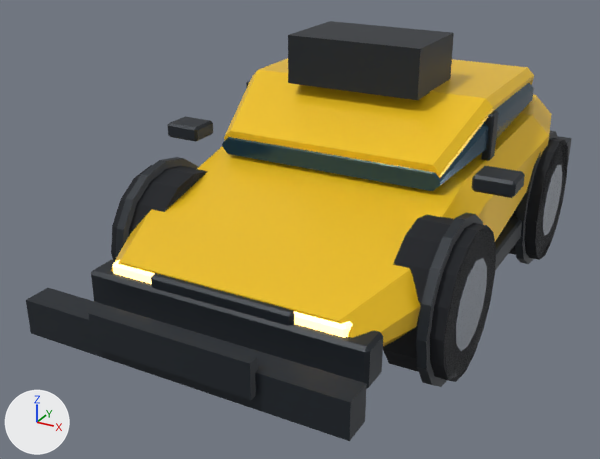
A saved change to the glTF model public/models/vehicles/hatch.glb.
Both versions are drawn from a 50 mm lens placed at (2.7, -5.97, 2.45), pointed at (-0.35, -0.44, -0.32). Lighting does not change. The marker at lower left points along +X, +Y and +Z. The older version comes first. Where no turn or scale is listed for an object, it has been applied to the vertices. Vertices at exactly the same position are counted once.

Names of what the first picture shows: 'hatch_body', 'hatch_fleet_trim', 'hatch_front_left_tyre', 'hatch_front_right_rim', 'hatch_front_right_tyre', 'hatch_glass', 'hatch_headlights', 'hatch_rear_right_rim', 'hatch_rear_right_tyre', 'hatch_topper', 'hatch_trim'.
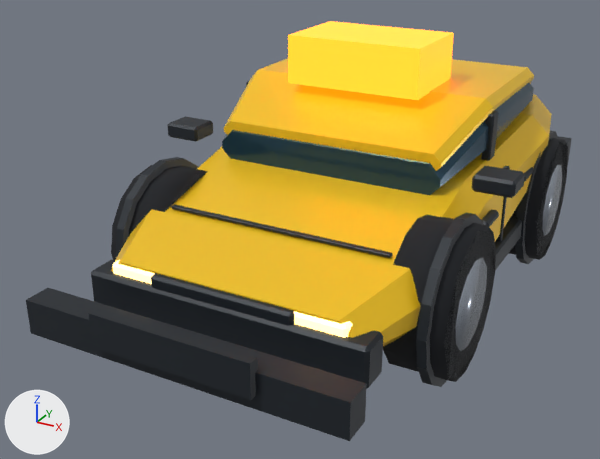
Location of each change, [x1, y1, x2, y2] in pixels of the pictures (600 x 459 px; the box of a moved part takes in the faces that stretch with it):
'hatch_topper', recoloured (lighter)
    both: [288, 21, 454, 100]
'hatch_glass', reshaped
    before: [222, 83, 534, 191]
    after: [222, 83, 534, 195]
part 1 of me_hatch_body, moved or reshaped
    before: [224, 69, 493, 178]
    after: [224, 69, 493, 171]
part 2 of me_hatch_glass, moved or reshaped
    before: [222, 122, 487, 191]
    after: [222, 121, 487, 195]
part 3 of me_hatch_trim, added
    after: [496, 166, 510, 242]
part 4 of me_hatch_trim, added
    after: [524, 167, 534, 182]
part 5 of me_hatch_trim, added
    after: [171, 205, 392, 258]
part 6 of me_hatch_trim, added
    after: [481, 209, 499, 227]

What the commit changed:
Material 'Taxi Roof Sign' (mat_taxi_roof_sign) is new.
Its base color is (1.0, 0.42, 0.015) (orange #ffad21).
Its metallic is 0.08.
Its roughness is 0.38.
Its emission color is (1.0, 0.2, 0.01) (orange #ff7c19).
Its emission strength is 2.4.
me_hatch_body has 80 vertices, 152 faces and spans x -1.27..1.27, y -2.1..2.1, z -0.47..0.86.
me_hatch_body is used by ob_hatch_body; location (0.0, 0.0, 0.0).
Before the commit, vertices of me_hatch_body: 72 (-0.85, -0.67, 0.37), 73 (0.85, -0.67, 0.37), 74 (0.91, -0.67, 0.43) at pixel (440, 178), 75 (0.91, -0.67, 0.46) at pixel (440, 174), 76 (0.85, -0.67, 0.52) at pixel (432, 164).
Before the commit, vertices of me_hatch_body: 77 (-0.85, -0.67, 0.52) at pixel (230, 130), 78 (-0.91, -0.67, 0.46) at pixel (224, 137), 79 (-0.91, -0.67, 0.43) at pixel (224, 140).
Part 1, on me_hatch_body:
Vertices 72 to 79 of me_hatch_body move by (0.0, 0.0, 0.08).
me_hatch_glass is used by ob_hatch_glass; location (0.0, 0.0, 0.0).
me_hatch_glass had 32 vertices, 60 faces and spanned x -1.06..1.06, y -0.69..1.7, z 0.33..0.79.
me_hatch_glass now has 32 vertices, 60 faces and spans x -1.06..1.06, y -0.69..1.7, z 0.27..0.79.
me_hatch_glass part 2: 8 of 32 vertices moved; they spanned x -0.92..0.92, y -0.69, z 0.33..0.46 and now span x -0.92..0.92, y -0.69, z 0.27..0.52; mean shift (0.0, 0.0, 0.0); largest move (0.86, -0.69, 0.46) -> (0.82, -0.69, 0.52).
Other edits to the shape of me_hatch_glass do not show in these pictures.
me_cube_050 has 8 vertices, 12 faces and spans x -0.55..0.55, y -0.36..0.36, z -0.19..0.19.
me_cube_050 no longer uses material mat_vehicle_trim (dark grey #242b32).
me_cube_050 gains material mat_taxi_roof_sign (orange #ffad21, glowing orange #ff7c19).
me_hatch_trim is used by ob_hatch_trim; location (0.0, 2.05, -0.26).
me_hatch_trim had 368 vertices, 680 faces and spanned x -1.44..1.44, y -4.22..0.12, z -0.6..1.02.
me_hatch_trim now has 560 vertices, 1032 faces and spans x -1.44..1.44, y -4.22..0.12, z -0.6..1.02.
me_hatch_trim part 3: the loose piece of 24 vertices spanning x 1.01..1.08, y -2.12..-1.98, z 0.66..1.02 is copied, and the copy is scaled about its middle by (0.637, 0.305, 1.95), then moved by (0.15, 0.0, -0.56); it spans x 1.17..1.22, y -2.07..-2.03, z -0.06..0.62.
me_hatch_trim part 4: the loose piece of 24 vertices spanning x 1.14..1.44, y -2.77..-2.51, z 0.65..0.77 is copied, and the copy is scaled about its middle by (0.19, 1.1, 0.457), then moved by (-0.07, 1.09, -0.3); it spans x 1.19..1.26, y -1.69..-1.41, z 0.37..0.44.
me_hatch_trim part 5: the loose piece of 24 vertices spanning x -1.06..1.06, y -4.22..-3.98, z -0.15..0.15 is copied, and the copy is scaled about its middle by (0.834, 0.18, 0.0651), then moved by (0.0, 0.62, 0.4); it spans x -0.87..0.87, y -3.5..-3.46, z 0.39..0.41.
me_hatch_trim part 6: a new loose piece of 24 vertices spanning x 1.17..1.25, y -2.61..-2.33, z 0.31..0.38, in mat_vehicle_trim (dark grey #242b32).
Other edits to the shape of me_hatch_trim do not show in these pictures.
